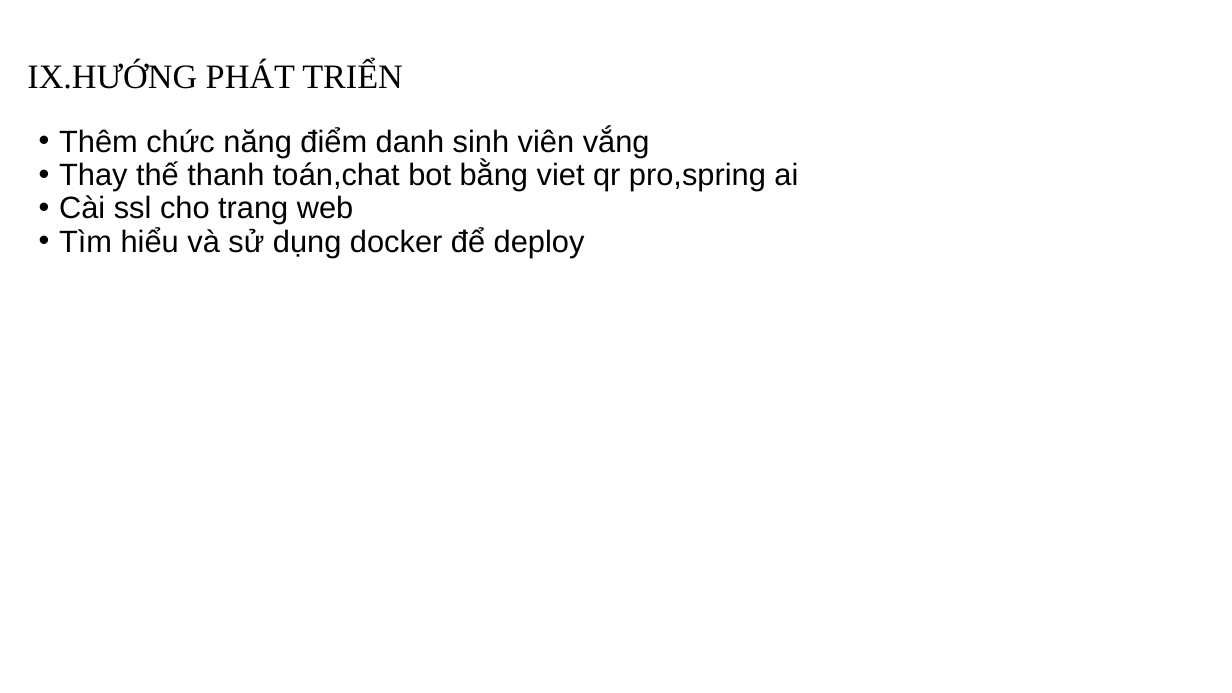
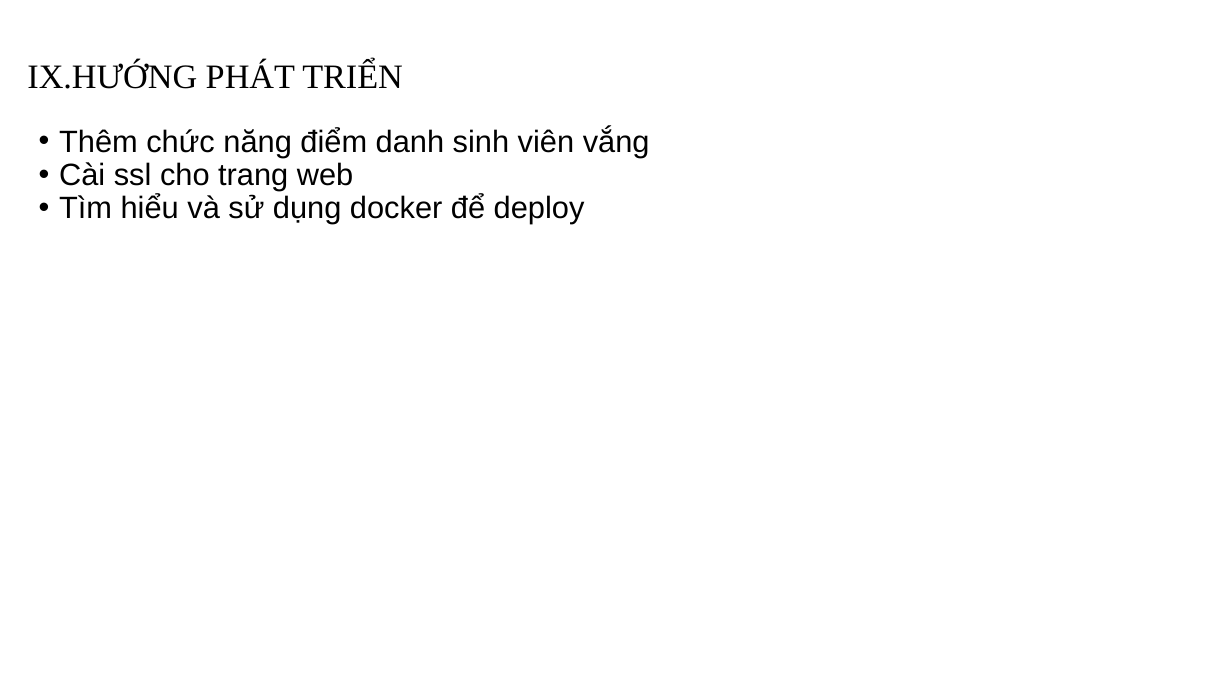
Before and after one commit to vrain1642002/DormitorySTU, a slide deck: slide 10 of Baocao/nopbai.pptx. Drawn at 1232x693 pixels with LibreOffice and Linux fonts; fonts in the diff are those of the drawing. Boxes give left, top, right and bottom in pixels: in the first picture for what was removed or moved away, otherwise in the second. Text is boxed around its words. In the diff, an @@ line names an element or a change of style, - is before the commit and + after.

Commit message:
Update báo cáo
Update sau khi cập nhật thanh toán bằng pay os

```diff
--- a/Baocao/nopbai.pptx
+++ b/Baocao/nopbai.pptx
@@ text at (x1=59, y1=161, x2=798, y2=191): paragraph removed @@
-  • Thay thế thanh toán,chat bot bằng viet qr pro,spring ai
```
Also in this commit, not shown: 3 other slides changed, 4 other files.
